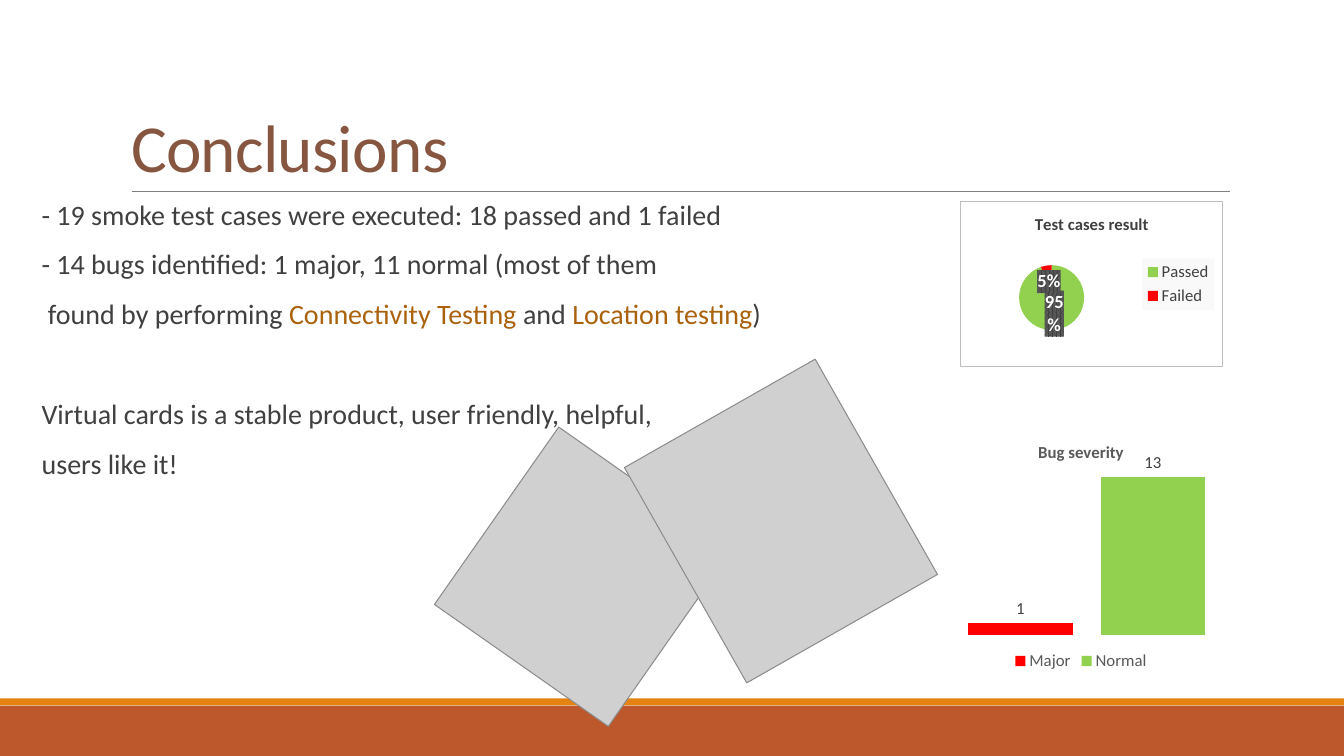
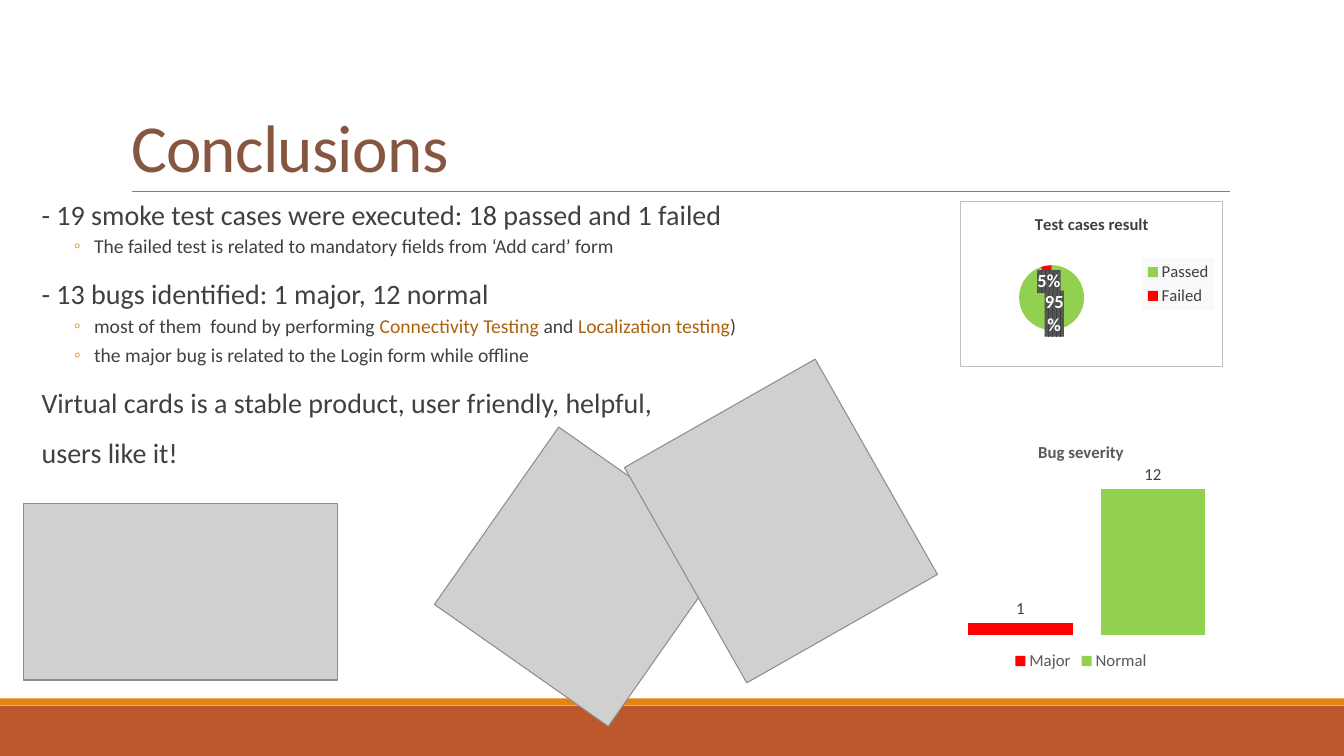
Before and after one commit to corinaradu/siit-testing, a slide deck: slide 10 of final-project/virtual-cards/virtual-cards.pptx (slide 11 before the commit). Drawn at 1344x756 pixels with LibreOffice and Linux fonts; fonts in the diff are those of the drawing; grey boxes stand for pictures. Boxes give left, top, right and bottom in pixels: in the first picture for what was removed or moved away, otherwise in the second. Text is boxed around its words. In the diff, an @@ line names an element or a change of style, - is before the commit and + after.

```diff
--- a/final-project/virtual-cards/virtual-cards.pptx
+++ b/final-project/virtual-cards/virtual-cards.pptx
@@ text at (56,239,736,366): text changed; size 20 to 14 pt @@
-  - 14 bugs identified: 1 major, 11 normal (most of them
-  found by performing Connectivity Testing and Location testing)
+    ◦ The failed test is related to mandatory fields from ‘Add card’ form
+  - 13 bugs identified: 1 major, 12 normal
+    ◦ most of them found by performing Connectivity Testing and Localization testing)
+    ◦ the major bug is related to the Login form while offline
@@ column chart at (836,427,1327,676) @@
@@ title "Bug severity" to "Bug severity " @@
@@ Normal, 1: 13 to 12 @@
@@ picture added at (24,504,338,681) @@
```
Also in this commit, not shown: 7 other slides changed, 1 slide removed, 6 other files.
